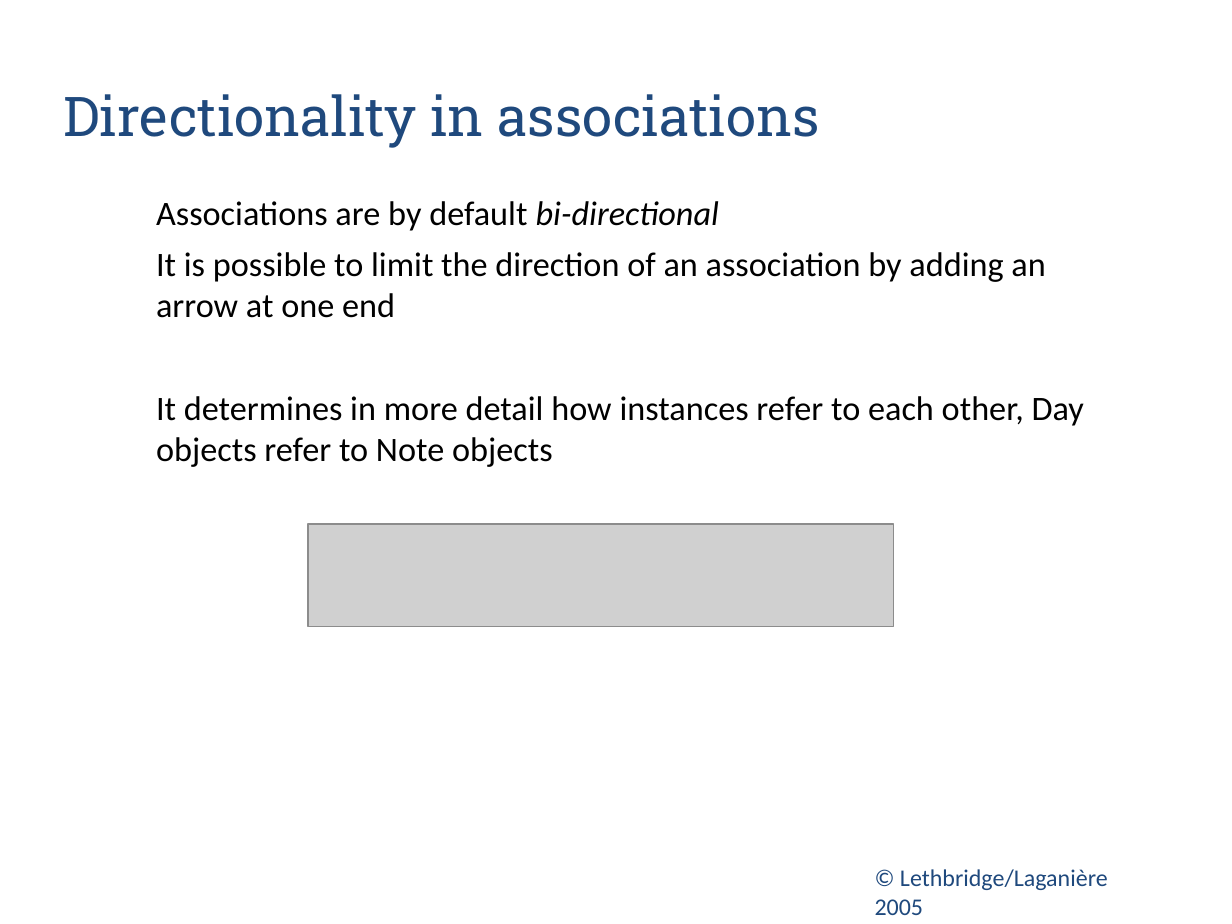
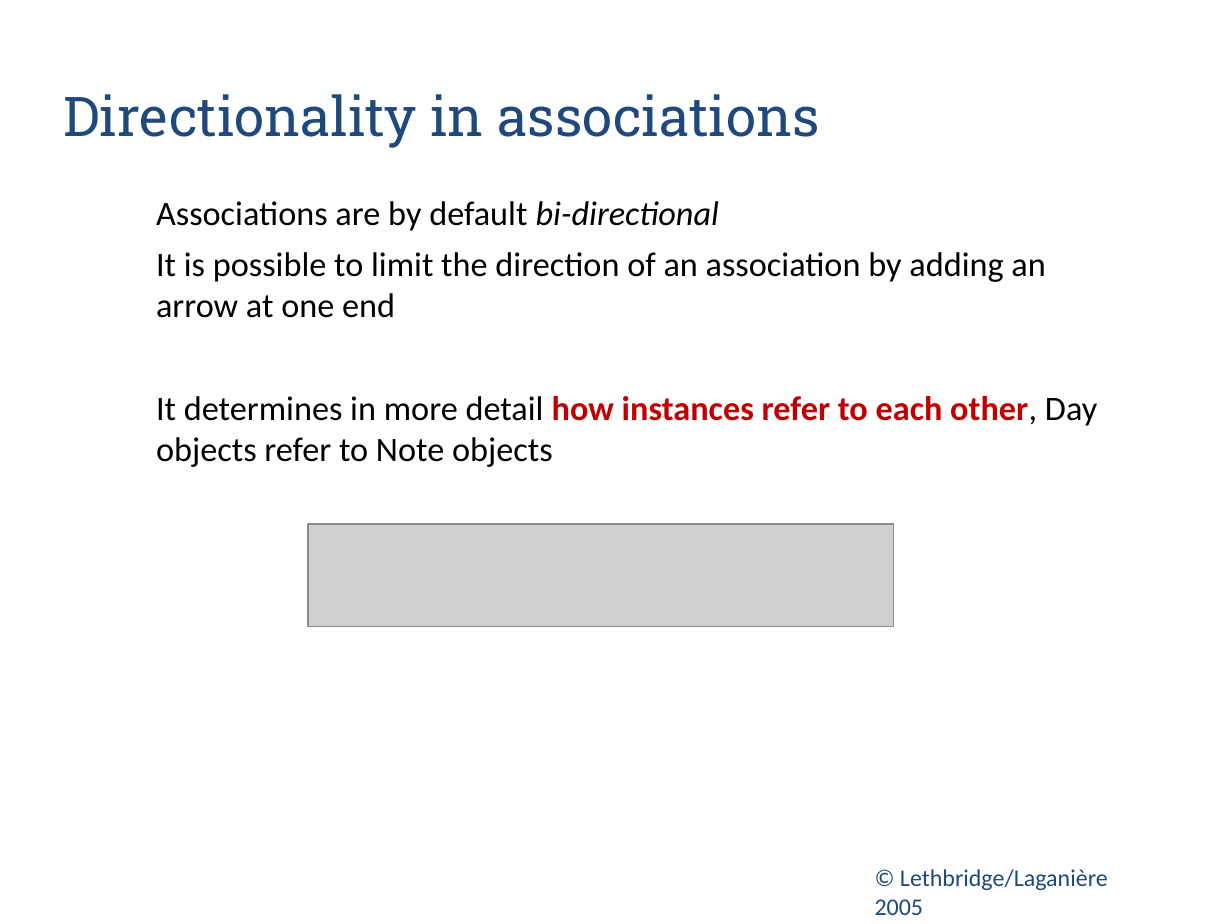
Before and after one commit to zarras/myy803-slides, a slide deck: slide 23 of 5-SoftEng-Modeling.ppt. Drawn at 1232x924 pixels with LibreOffice and Linux fonts; fonts in the diff are those of the drawing; grey boxes stand for pictures. Boxes give left, top, right and bottom in pixels: in the first picture for what was removed or moved away, otherwise in the second. Text is boxed around its words. In the diff, an @@ line names an element or a change of style, - is before the commit and + after.

```diff
--- a/5-SoftEng-Modeling.ppt
+++ b/5-SoftEng-Modeling.ppt
@@ text at (156, 396, 1097, 467): text colour #000000 to #C00000, bold on in "how instances refer to each other," @@
```
Also in this commit, not shown: 3 other files.
